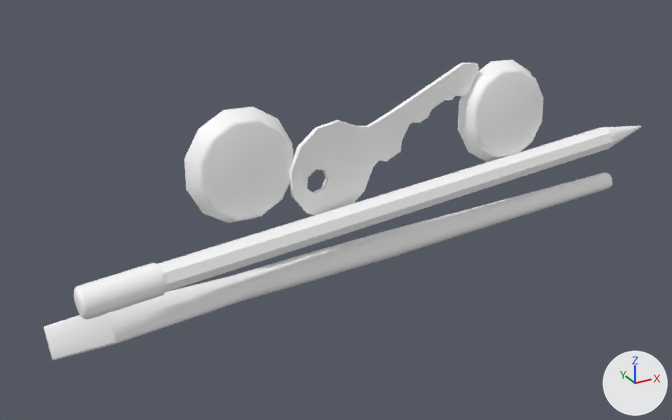
What one commit did to the FBX model Assets/Art/Models/RC_Car/Bumper/Bumper_UPG2_Model.fbx.
Both versions are drawn from a camera (50 mm lens) standing at (-2.75, -7.65, 3.11) and looking at (-0.3, -3.19, 0.88). Arrows for +X, +Y and +Z are at lower right; the lights stay in place.

The first picture shows 'Bumper_UPG2_Model'.
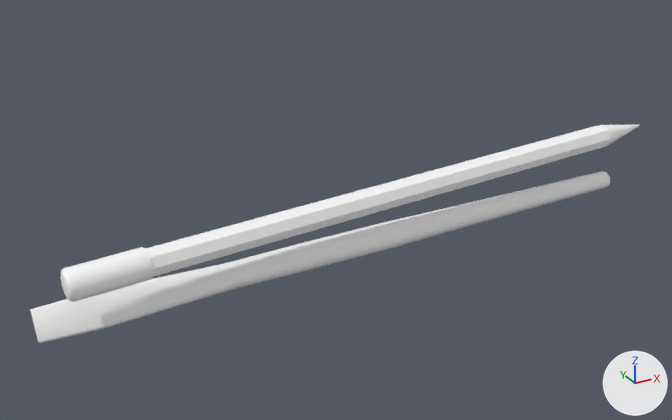
ob_bumper is not drawn itself; it is the parent of ob_bumper_upg2_model.

Pixel boxes [x1, y1, x2, y2] of what changed, in the pictures (672 x 420 px):
```json
{"object": "Bumper_UPG2_Model", "change": "reshaped, turned", "before": [44, 60, 641, 360], "after": [30, 124, 639, 343]}
{"part": 1, "of": "me_mesh", "change": "deleted", "before": [289, 63, 479, 215]}
{"part": 2, "of": "me_mesh", "change": "deleted", "before": [458, 60, 544, 162]}
{"part": 3, "of": "me_mesh", "change": "deleted", "before": [184, 106, 293, 223]}
```

Scene script edits in JSON lines:
```json
{"block": "me_mesh", "where": "me_mesh.from_pydata(...)  # 332 vertices, 376 faces; spans x -210.0..206.0, y 53.0..167.0, z 305.0..345.0"}
{"block": "me_mesh", "where": "# used by ob_bumper_upg2_model"}
{"block": "me_mesh", "change": "me_mesh part 1: the loose piece of 88 vertices spanning x -66.0..74.0, y 92.0..167.0, z 306.0..323.0 is deleted"}
{"block": "me_mesh", "change": "me_mesh part 2: the loose piece of 50 vertices spanning x 59.0..126.0, y 98.0..164.0, z 305.0..324.0 is deleted"}
{"block": "me_mesh", "change": "me_mesh part 3: the loose piece of 50 vertices spanning x -123.0..-57.0, y 98.0..164.0, z 305.0..322.0 is deleted"}
{"op": "set", "path": "ob_bumper.rotation_euler", "old": "(1.588, -0.0175, 0.0175)", "new": "(1.571, 0.0, 0.0)", "note": "degrees (91, -1, 1) -> degrees (90, 0, 0)"}
```
